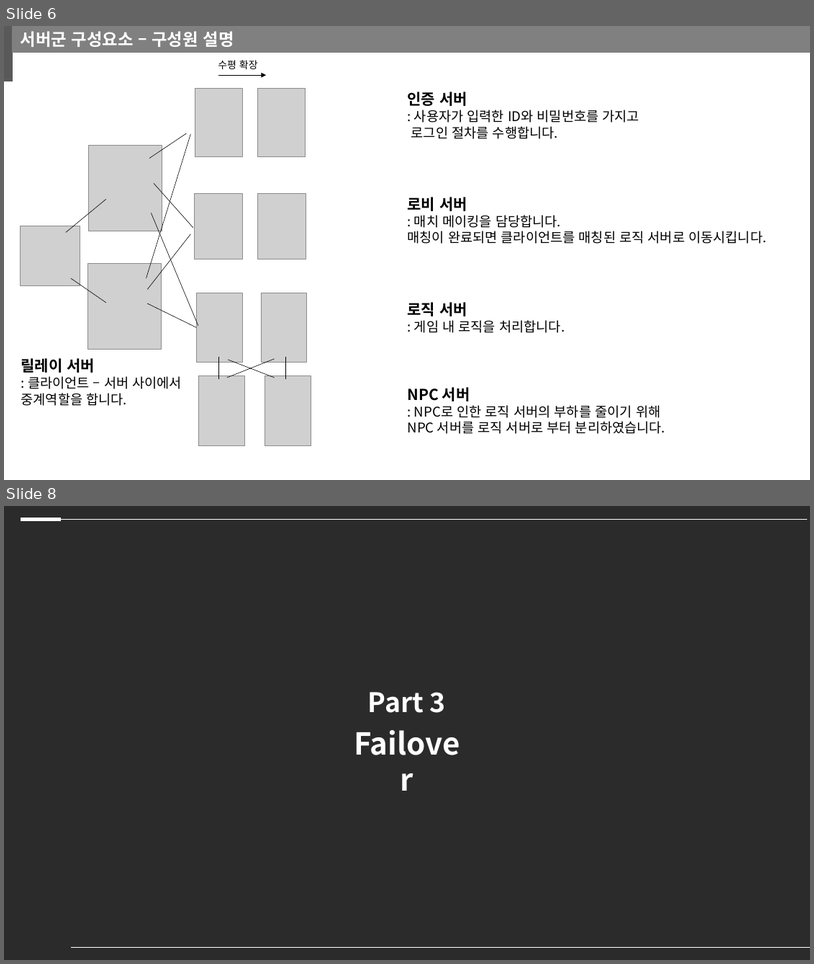
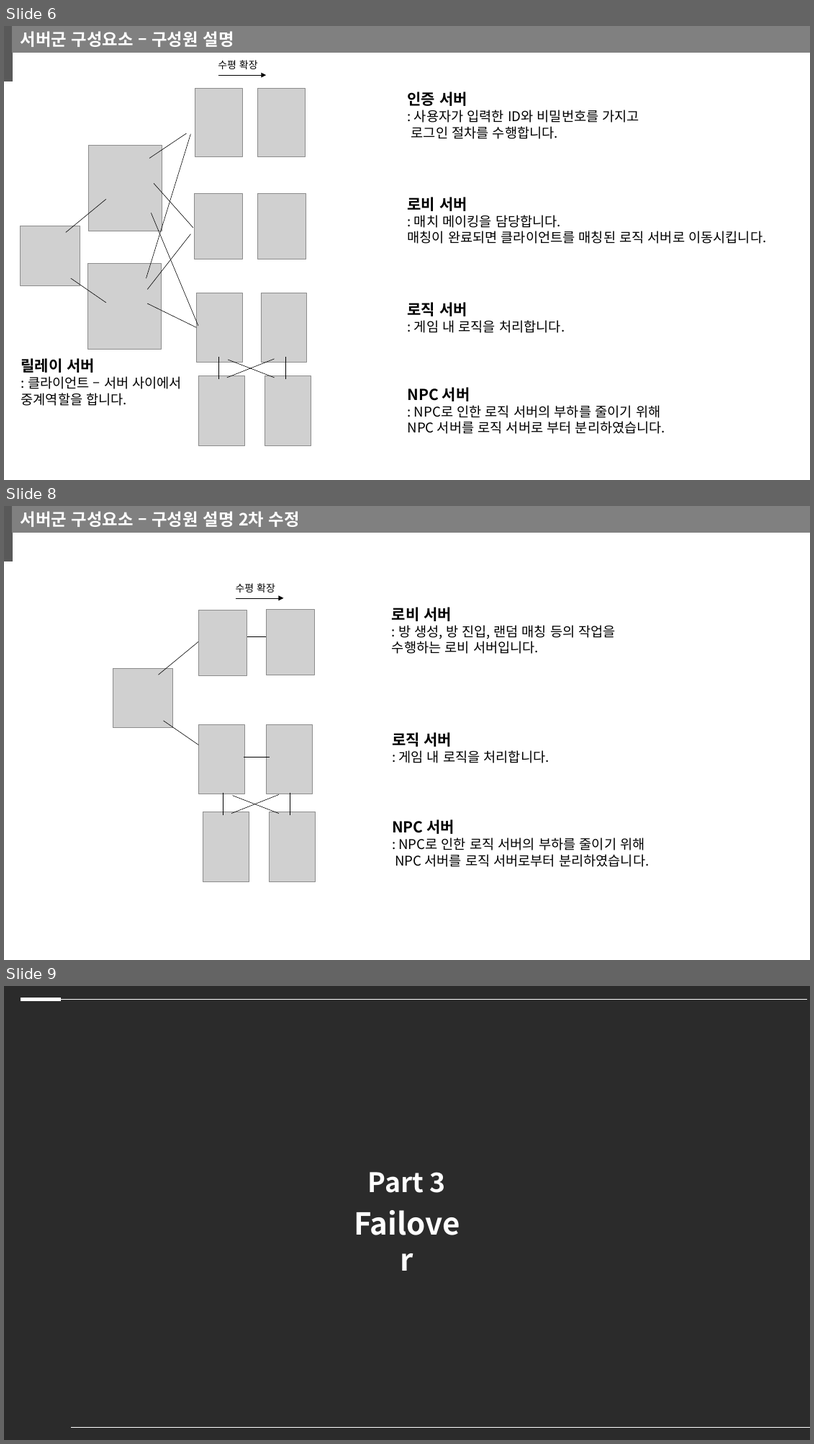
Before and after one commit to kiption/XD, a slide deck: 졸작_기획/서버이중화 설계.pptx. Shown one above the other, each under a label of ours: slides 6 and 8 before the commit, slides 6, 8 and 9 after it; the slides between them are not shown. The pictures are 814x964 and 814x1444 pixels, drawn with LibreOffice and Linux fonts; fonts in the diff are those of the drawing; grey boxes stand for pictures; background and template pictures are left out; a plain dark background stands for a picture behind light text. Boxes give left, top, right and bottom in pixels: in the first picture for what was removed or moved away, otherwise in the second. Text is boxed around its words. In the diff, an @@ line names an element or a change of style, - is before the commit and + after.

```diff
--- a/졸작_기획/서버이중화 설계.pptx
+++ b/졸작_기획/서버이중화 설계.pptx
@@ slide 8 added at (4, 506, 810, 960), background #FFFFFF @@
@@ rectangle added at (4, 506, 12, 561), fill #595959, outline #595959 1 pt @@
@@ rectangle added at (12, 506, 810, 532), fill #808080, outline #808080 1 pt, 20 pt, text #FFFFFF, bold @@
+서버군 구성요소 – 구성원 설명 2차 수정
@@ text added at (236, 583, 275, 592), 12 pt, text #000000 @@
+수평 확장
@@ picture added at (199, 610, 247, 675) @@
@@ arrow added from (237, 598) to (283, 598), #000000 0.5 pt @@
@@ picture added at (267, 610, 314, 674) @@
@@ text added at (392, 607, 616, 654), 16 pt, text #000000 @@
+로비 서버
+: 방 생성, 방 진입, 랜덤 매칭 등의 작업을
+수행하는 로비 서버입니다.
@@ line added from (158, 674) to (199, 641), #000000 0.5 pt @@
@@ line added from (246, 636) to (272, 636), #000000 0.5 pt @@
@@ picture added at (113, 669, 172, 728) @@
@@ line added from (164, 721) to (199, 745), #000000 0.5 pt @@
@@ picture added at (199, 724, 244, 794) @@
@@ picture added at (267, 724, 313, 794) @@
@@ text added at (392, 732, 550, 763), 16 pt, text #000000 @@
+로직 서버
+: 게임 내 로직을 처리합니다.
@@ line added from (244, 757) to (270, 757), #000000 0.5 pt @@
@@ line added from (223, 793) to (223, 815), #000000 0.5 pt @@
@@ line added from (279, 795) to (232, 813), #000000 0.5 pt @@
@@ line added from (279, 813) to (233, 795), #000000 0.5 pt @@
@@ line added from (290, 793) to (290, 815), #000000 0.5 pt @@
@@ picture added at (203, 811, 250, 882) @@
@@ picture added at (269, 811, 316, 882) @@
@@ text added at (392, 819, 649, 867), 16 pt, text #000000 @@
+NPC 서버
+: NPC로 인한 로직 서버의 부하를 줄이기 위해
+NPC 서버를 로직 서버로부터 분리하였습니다.
@@ what was slide 8 is now slide 9 @@
```
Also in this commit, not shown: 1 slide changed, 1 other file.
